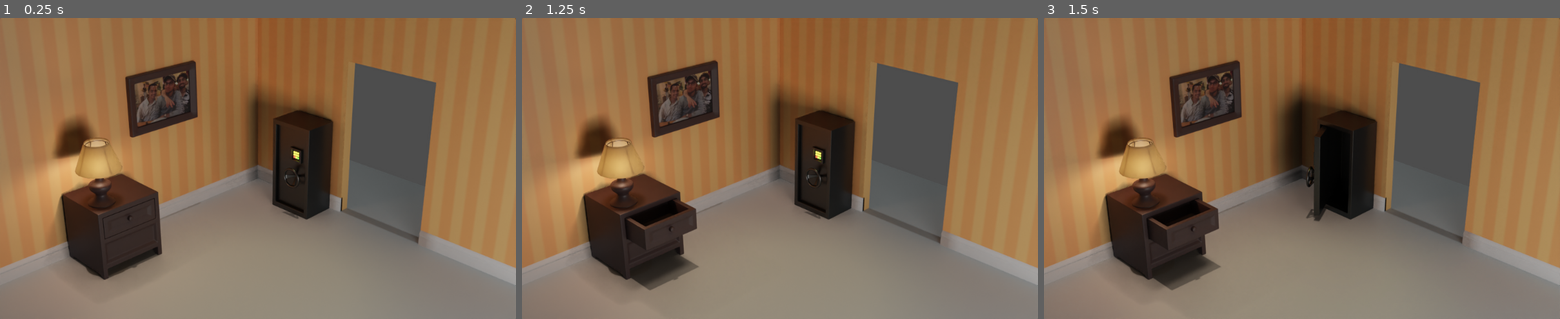
Above: before the commit, frames 1-3 (left to right).
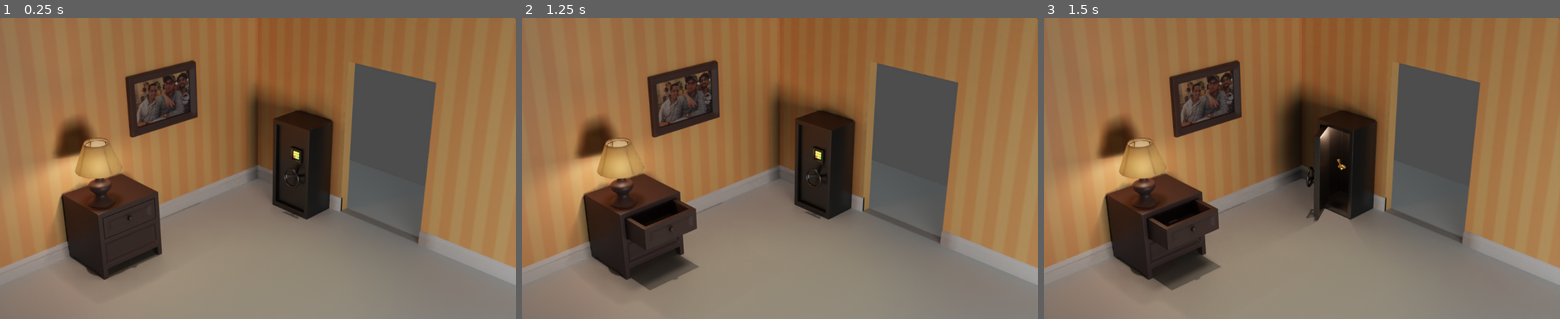
Above: after the commit, the same moments.

Repository: noelkhalaf/Escape-Room
Game: Godot game, scene res://src/room/room.tscn
Same seed, same stepped clock (60 frames per second), same inputs: the game is played once before the commit and once after it.
Inputs (mouse positions are in pixels of both pictures, inside the frame that each line leads up to):
- Up to frame 1 (0.25 s): no input
- Up to frame 2 (1.25 s): tap Enter at 0.5 s; move the mouse to (651, 219) at 0.52 s; click (651, 219) at 0.67 s
- Up to frame 3 (1.5 s): tap Space at 1.25 s; move the mouse to (1332, 177) at 1.27 s; click (1332, 177) at 1.42 s

Frames 1-2 are identical in both runs. In frame 3, 0.7% of the frame differs, in the area x 24-60%, y 35-69%.

Commit message:
Added key and base code for unlocking vault

Diff:
--- a/src/cabinet/cabinet.gd
+++ b/src/cabinet/cabinet.gd
@@ -23,10 +23,10 @@
 
 func open_drawer():
 	cabinet_s.set_texture(cabinet_open_t)
-	drawer_s.position.x = Global.DRAWER_OPEN_POS_X
-	drawer_s.position.y = Global.DRAWER_OPEN_POS_Y
+	drawer_s.position.x += Global.DRAWER_POS_X_DIFF
+	drawer_s.position.y += Global.DRAWER_POS_Y_DIFF
 
 func close_drawer():
 	cabinet_s.set_texture(cabinet_closed_t)
-	drawer_s.position.x = Global.DRAWER_CLOSED_POS_X
-	drawer_s.position.y = Global.DRAWER_CLOSED_POS_Y
+	drawer_s.position.x -= Global.DRAWER_POS_X_DIFF
+	drawer_s.position.y -= Global.DRAWER_POS_Y_DIFF
--- a/src/global.gd
+++ b/src/global.gd
@@ -1,10 +1,8 @@
 extends Node
 
 # Drawer
-const DRAWER_CLOSED_POS_X: 	float = 257
-const DRAWER_CLOSED_POS_Y: 	float = 400
-const DRAWER_OPEN_POS_X: 	float = 295
-const DRAWER_OPEN_POS_Y: 	float = 420
+const DRAWER_POS_X_DIFF: 	float = 38
+const DRAWER_POS_Y_DIFF: 	float = 20
 
 # Vault
 const VAULT_HANDLE_POS_X_DIFF: 		float = 50
--- a/src/vault/vault.gd
+++ b/src/vault/vault.gd
@@ -1,10 +1,17 @@
 extends Area2D
 
-var vault_closed_t = preload("res://assets/images/vault.png")
-var vault_open_t = preload("res://assets/images/vault-open.png")
+const vault_closed_t = preload("res://assets/images/vault.png")
+const vault_open_t = preload("res://assets/images/vault-open.png")
+const vault_open_key_t = preload("res://assets/images/vault-open-key.png")
+
+enum {CLOSED_NO_KEY, CLOSED_W_KEY, OPEN_NO_KEY, OPEN_W_KEY}
 
 @onready var vault_s = $VaultImage
 @onready var handle_s = $Handle
+@onready var key_s = $Key
+
+var state = CLOSED_W_KEY
+var vault_unlocked: bool = true # TODO: default false, turn true with correct keypad input
 
 # Called when the node enters the scene tree for the first time.
 func _ready():
@@ -17,20 +24,39 @@
 
 func _input_event(viewport, event, shape_idx):
 	if event is InputEventMouseButton and event.button_index == MOUSE_BUTTON_LEFT and event.pressed:
-		if vault_s.get_texture() == vault_closed_t:
-			open_vault()
-		else:
+		match shape_idx:
+			0:
+				handle_clicked()
+			1:
+				key_clicked()
+
+func handle_clicked():
+	match state:
+		CLOSED_NO_KEY:
+			open_vault(vault_open_t)
+			state = OPEN_NO_KEY
+		CLOSED_W_KEY:
+			if vault_unlocked:
+				open_vault(vault_open_key_t)
+				state = OPEN_W_KEY
+		OPEN_NO_KEY:
 			close_vault()
+			state = CLOSED_NO_KEY
+		OPEN_W_KEY:
+			close_vault()
+			state = CLOSED_W_KEY
 
-func open_vault():
-	vault_s.set_texture(vault_open_t)
+func key_clicked():
+	if state == OPEN_W_KEY: # TODO: add inventory update
+		vault_s.set_texture(vault_open_t)
+		state = OPEN_NO_KEY
+
+func open_vault(image_t):
+	vault_s.set_texture(image_t)
 	handle_s.position.x -= Global.VAULT_HANDLE_POS_X_DIFF
 	handle_s.position.y -= Global.VAULT_HANDLE_POS_Y_DIFF
 	handle_s.rotation_degrees = Global.VAULT_HANDLE_OPEN_ROT
 	handle_s.shape.radius = Global.VAULT_HANDLE_OPEN_RAD
-	#handle_s.scale.x = Global.VAULT_HANDLE_OPEN_SCALE_X
-	#handle_s.scale.y = Global.VAULT_HANDLE_OPEN_SCALE_Y
-	#handle_s.skew = Global.VAULT_HANDLE_OPEN_SKEW
 
 func close_vault():
 	vault_s.set_texture(vault_closed_t)
@@ -38,6 +64,3 @@
 	handle_s.position.y += Global.VAULT_HANDLE_POS_Y_DIFF
 	handle_s.rotation_degrees = Global.VAULT_HANDLE_CLOSED_ROT
 	handle_s.shape.radius = Global.VAULT_HANDLE_CLOSED_RAD
-	#handle_s.scale.x = Global.VAULT_HANDLE_CLOSED_SCALE_X
-	#handle_s.scale.y = Global.VAULT_HANDLE_CLOSED_SCALE_Y
-	#handle_s.skew = Global.VAULT_HANDLE_CLOSED_SKEW
--- a/src/vault/vault.tscn
+++ b/src/vault/vault.tscn
@@ -6,6 +6,8 @@
 [sub_resource type="CapsuleShape2D" id="CapsuleShape2D_xsq1g"]
 radius = 16.2723
 height = 42.7344
+
+[sub_resource type="CapsuleShape2D" id="CapsuleShape2D_7c5du"]
 
 [node name="vault" type="Area2D"]
 script = ExtResource("1_ysyxq")
@@ -20,3 +22,8 @@
 rotation = -0.277507
 shape = SubResource("CapsuleShape2D_xsq1g")
 debug_color = Color(0.945098, 0, 0.592157, 0.419608)
+
+[node name="Key" type="CollisionShape2D" parent="."]
+position = Vector2(589, 292)
+rotation = -0.446804
+shape = SubResource("CapsuleShape2D_7c5du")
Not shown: 1 places in src/vault/vault.tscn that only renumber resources
